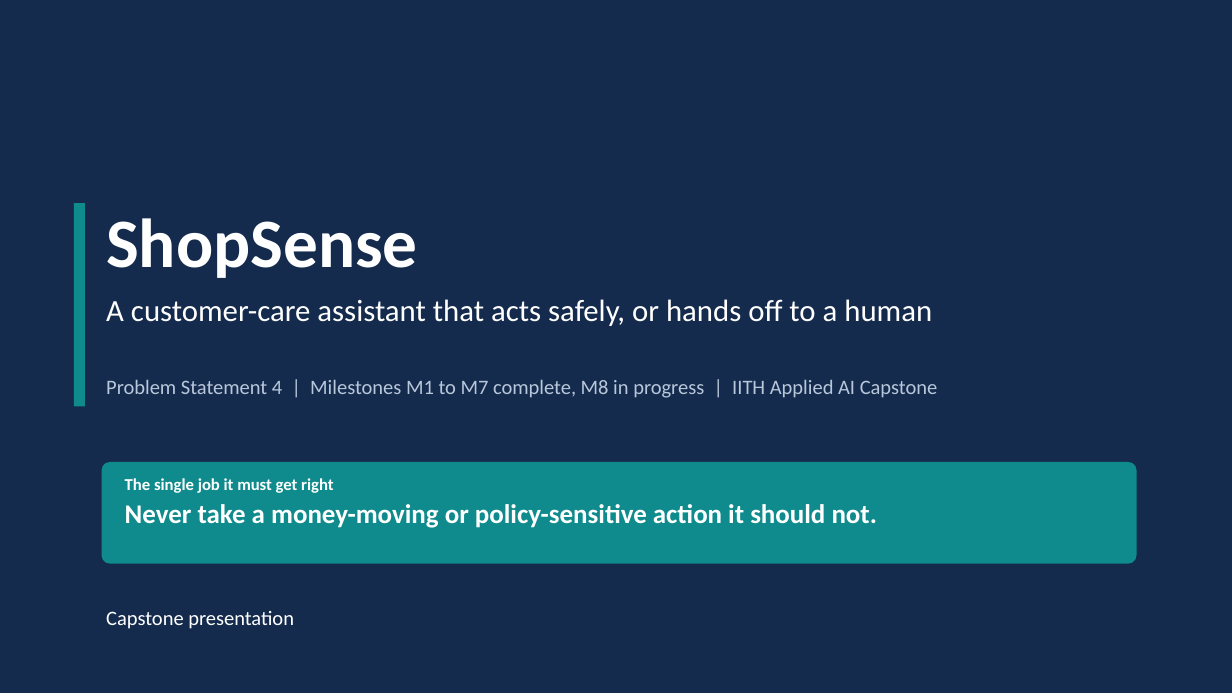
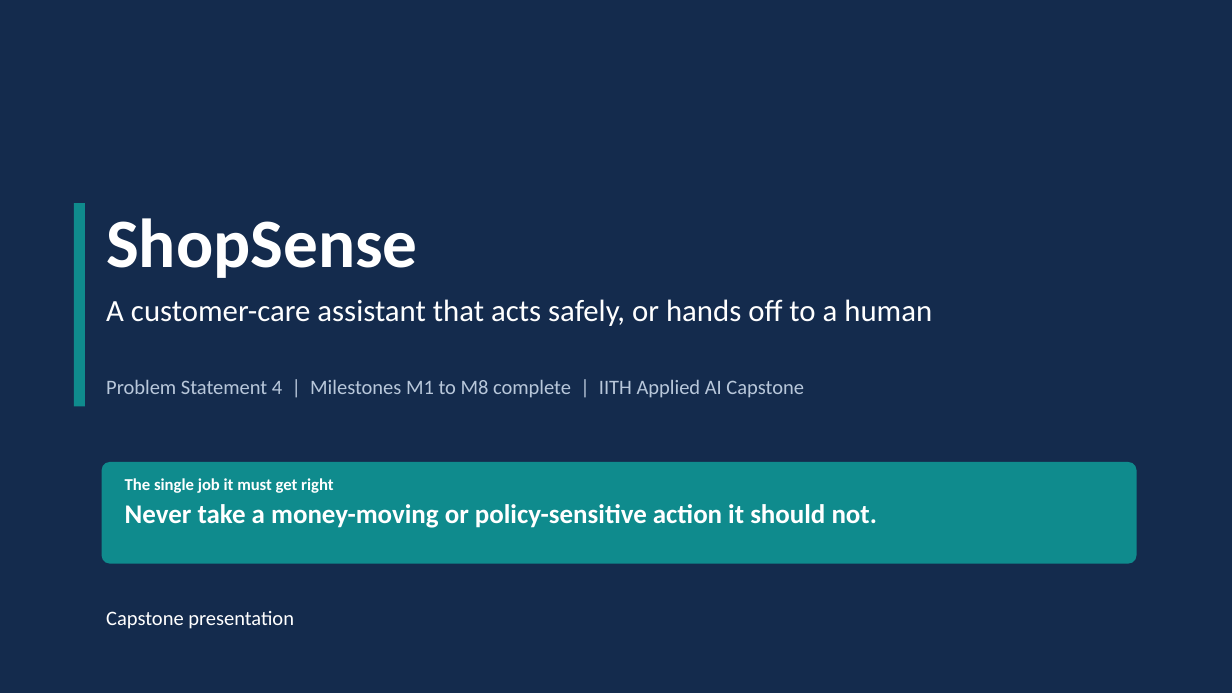
Before and after one commit to abhraj786/iith-ai-capstone-shopsense, a slide deck: slide 1 of docs/deck/iith-ai-capstone-shopsense.pptx. Drawn at 1232x693 pixels with LibreOffice and Linux fonts; fonts in the diff are those of the drawing. Boxes give left, top, right and bottom in pixels: in the first picture for what was removed or moved away, otherwise in the second. Text is boxed around its words. In the diff, an @@ line names an element or a change of style, - is before the commit and + after.

Commit message:
M8: deck slides 1 and 10 with real-run facts, diagram label fix

```diff
--- a/docs/deck/iith-ai-capstone-shopsense.pptx
+++ b/docs/deck/iith-ai-capstone-shopsense.pptx
@@ text at box(106, 379, 803, 398): text changed @@
-Problem Statement 4 | Milestones M1 to M7 complete, M8 in progress | IITH Applied AI Capstone
+Problem Statement 4 | Milestones M1 to M8 complete | IITH Applied AI Capstone
```
Also in this commit, not shown: 1 other slide changed, 2 other files.
